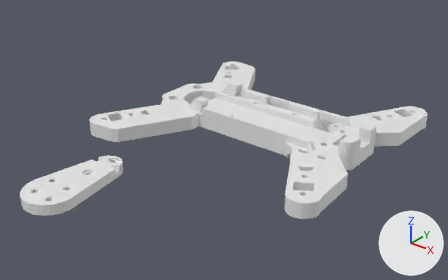
An edit to the Blender file blender/feriCopter.blend, drawn before and after from the same camera.
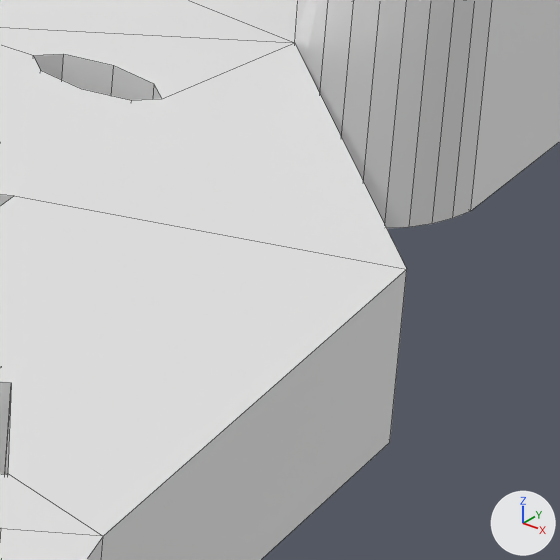
The first picture shows the older version from a 50 mm camera at (211.0, -312.0, 164.0) aimed at (2.0, -51.0, 2.0). The close-ups show both versions on the part from 70% to 81% of the width and 54% to 71% of the height of that picture; other places that the commit changed are outside them. The axes (+X, +Y, +Z) are drawn at lower right. The lights are the same throughout. The close-ups show mesh edges as thin lines.

In view in the first close-up: 'Frame'.
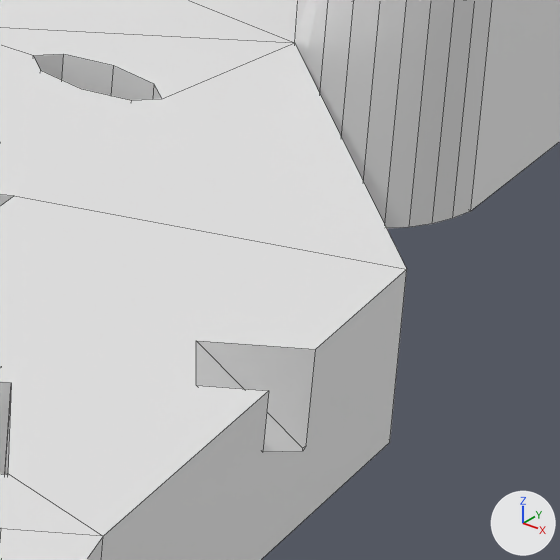
Diff of the bpy script that builds the scene:
```diff
--- a/blender/feriCopter.blend.py
+++ b/blender/feriCopter.blend.py
@@ ob_frame @@
 _m = ob_frame.modifiers.new('Boolean.013', 'BOOLEAN')
 _m.solver = 'FLOAT'
+_m = ob_frame.modifiers.new('Boolean_cutout_landing_1_ziptie', 'BOOLEAN')
+_m.object = ob_frame_cutout_landing_1_ziptie
+_m.solver = 'FLOAT'
+_m = ob_frame.modifiers.new('Boolean_cutout_landing_2_ziptie', 'BOOLEAN')
+_m.object = ob_frame_cutout_landing_2_ziptie
+_m.solver = 'FLOAT'
+_m = ob_frame.modifiers.new('Boolean_cutout_landing_3_ziptie', 'BOOLEAN')
+_m.object = ob_frame_cutout_landing_3_ziptie
+_m.solver = 'FLOAT'
+_m = ob_frame.modifiers.new('Boolean_cutout_landing_4_ziptie', 'BOOLEAN')
+_m.object = ob_frame_cutout_landing_4_ziptie
+_m.solver = 'FLOAT'
@@ ob_frame_cutout_landing_1_ziptie @@
+ob_frame_cutout_landing_1_ziptie = bpy.data.objects.new('Frame_cutout_landing_1_ziptie', me_cube_008.copy())  # the mesh of ob_motormount_ziptie_cut1
+ob_frame_cutout_landing_1_ziptie.location = (81.0, 35.0, 4.4)
+ob_frame_cutout_landing_1_ziptie.rotation_euler = (0.0, 2.356, -0.524)  # degrees (0, 135, -30)
+ob_frame_cutout_landing_1_ziptie.scale = (2.0, 2.0, 5.0)
+ob_frame_cutout_landing_1_ziptie.hide_viewport = True
@@ ob_frame_cutout_landing_2_ziptie @@
+ob_frame_cutout_landing_2_ziptie = bpy.data.objects.new('Frame_cutout_landing_2_ziptie', me_cube_008.copy())  # the mesh of ob_motormount_ziptie_cut1
+ob_frame_cutout_landing_2_ziptie.location = (-52.0, 52.0, 4.4)
+ob_frame_cutout_landing_2_ziptie.rotation_euler = (0.0, 2.356, 0.48)  # degrees (0, 135, 28)
+ob_frame_cutout_landing_2_ziptie.scale = (2.0, 2.0, 5.0)
+ob_frame_cutout_landing_2_ziptie.hide_viewport = True
@@ ob_frame_cutout_landing_4_ziptie @@
+ob_frame_cutout_landing_4_ziptie = bpy.data.objects.new('Frame_cutout_landing_4_ziptie', me_cube_008.copy())  # the mesh of ob_motormount_ziptie_cut1
+ob_frame_cutout_landing_4_ziptie.location = (81.0, -57.0, 4.4)
+ob_frame_cutout_landing_4_ziptie.rotation_euler = (0.0, 2.356, 0.524)  # degrees (0, 135, 30)
+ob_frame_cutout_landing_4_ziptie.scale = (2.0, 2.0, 5.0)
+ob_frame_cutout_landing_4_ziptie.hide_viewport = True
@@ ob_frame_cutout_landing_3_ziptie @@
+ob_frame_cutout_landing_3_ziptie = bpy.data.objects.new('Frame_cutout_landing_3_ziptie', me_cube_008.copy())  # the mesh of ob_motormount_ziptie_cut1
+ob_frame_cutout_landing_3_ziptie.location = (-52.0, -73.0, 4.4)
+ob_frame_cutout_landing_3_ziptie.rotation_euler = (0.0, 2.356, -0.48)  # degrees (0, 135, -28)
+ob_frame_cutout_landing_3_ziptie.scale = (2.0, 2.0, 5.0)
+ob_frame_cutout_landing_3_ziptie.hide_viewport = True
```

Where the change shows, as pixel boxes (x1, y1, x2, y2) in the close-ups (560 x 560 px):
'Frame', modifiers changed: (0, 0, 560, 560) in both
